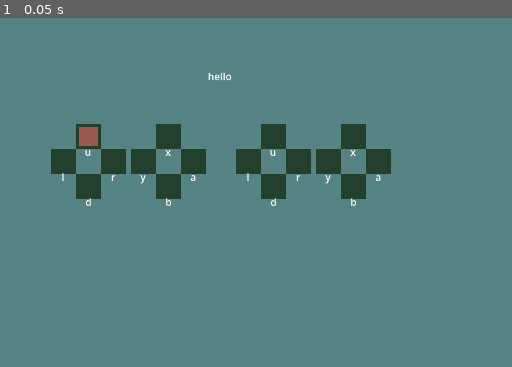
Above: before the commit, frame 1.
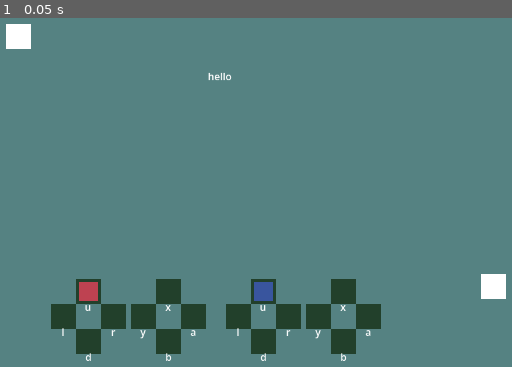
Above: after the commit, the same moment.

Repository: sandsq/xhb-prototype
Game: Godot game, scene res://main.tscn
Same seed, same stepped clock (60 frames per second), same inputs: the game is played once before the commit and once after it.
Inputs:
- Up to frame 1 (0.05 s): no input

The runs differ from the first frame. In frame 1, 12% of the frame differs, in the area x 1-99%, y 1-99%.

Commit message:
add basic xbh functionality

Diff:
--- a/abilities/ability.gd
+++ b/abilities/ability.gd
@@ -1,7 +1,6 @@
 class_name Ability extends Node2D
 
 @export var ability_data: AbilityData
-@export var activation_effect: ActivationEffect
 
 @onready var ability_graphic = $AbilityGraphic
 
@@ -9,3 +8,6 @@
 	if ability_data == null:
 		print("no ability data assigned to this ability")
 	ability_graphic.color = ability_data.color
+
+func activate(source: CharacterBody2D, target: RichTextLabel):
+	ability_data.activate(source, target)
--- /dev/null
+++ b/abilities/ability_data_fire.gd
@@ -0,0 +1,5 @@
+class_name AbilityDataFire extends AbilityData
+
+func activate(source: CharacterBody2D, target: RichTextLabel):
+	print("%s casts fire on %s" % [source, target])
+	target.text = self.name
--- /dev/null
+++ b/abilities/ability_data_water.gd
@@ -0,0 +1,5 @@
+class_name AbilityDataWater extends AbilityData
+
+func activate(source: CharacterBody2D, target: RichTextLabel):
+	print("%s casts water on %s" % [source, target])
+	target.text = self.name
--- a/abilities/fire_ability.tscn
+++ b/abilities/fire_ability.tscn
@@ -1,18 +1,15 @@
 [gd_scene format=3 uid="uid://ddhgetix8hwyg"]
 
-[ext_resource type="PackedScene" uid="uid://c2u44c4ltnc6o" path="res://abilities/ability.tscn" id="1_nnf0t"]
+[ext_resource type="PackedScene" uid="uid://b1uxs42pujsuv" path="res://abilities/ability.tscn" id="1_nnf0t"]
 [ext_resource type="Script" uid="uid://y8sj2rf86oq7" path="res://abilities/fire_ability.gd" id="2_y0fwp"]
-[ext_resource type="Resource" uid="uid://11qaw7mf53a7" path="res://fire_data.tres" id="3_r8q6d"]
-[ext_resource type="Script" uid="uid://d1br2p4kbb3lb" path="res://activation_effect_fire.gd" id="4_k42of"]
+[ext_resource type="Script" uid="uid://d1br2p4kbb3lb" path="res://abilities/ability_data_fire.gd" id="3_xhyjn"]
 
 [sub_resource type="Resource" id="Resource_r8q6d"]
-script = ExtResource("4_k42of")
+script = ExtResource("3_xhyjn")
+name = "Fire"
+color = Color(0.74544513, 0.25837314, 0.31622258, 1)
 metadata/_custom_type_script = "uid://d1br2p4kbb3lb"
 
 [node name="FireAbility" unique_id=1464958380 instance=ExtResource("1_nnf0t")]
 script = ExtResource("2_y0fwp")
-ability_data = ExtResource("3_r8q6d")
-activation_effect = SubResource("Resource_r8q6d")
-
-[node name="AbilityGraphic" parent="." index="0" unique_id=1791107964]
-color = Color(0.8194662, 0.4097299, 0.35667548, 1)
+ability_data = SubResource("Resource_r8q6d")
--- /dev/null
+++ b/abilities/water_ability.gd
@@ -0,0 +1 @@
+extends Ability
--- /dev/null
+++ b/abilities/water_ability.tscn
@@ -0,0 +1,15 @@
+[gd_scene format=3 uid="uid://dh0cvai5fh1fm"]
+
+[ext_resource type="PackedScene" uid="uid://ddhgetix8hwyg" path="res://abilities/fire_ability.tscn" id="1_uwtkd"]
+[ext_resource type="Script" uid="uid://n2vo63yv1iaa" path="res://abilities/water_ability.gd" id="2_tywq1"]
+[ext_resource type="Script" uid="uid://mfsdk050knq7" path="res://abilities/ability_data_water.gd" id="3_k2we0"]
+
+[sub_resource type="Resource" id="Resource_sytxx"]
+script = ExtResource("3_k2we0")
+name = "Water"
+color = Color(0.22489223, 0.33452407, 0.61822504, 1)
+metadata/_custom_type_script = "uid://mfsdk050knq7"
+
+[node name="WaterAbility" unique_id=1464958380 instance=ExtResource("1_uwtkd")]
+script = ExtResource("2_tywq1")
+ability_data = SubResource("Resource_sytxx")
--- a/ability_data.gd
+++ b/ability_data.gd
@@ -1,4 +1,7 @@
 class_name AbilityData extends Resource
 
-@export var text: String
+@export var name: String
 @export var color: Color
+
+func activate(source: CharacterBody2D, target: RichTextLabel):
+	print("not implemented for self")
--- a/activation_effect.gd
+++ /dev/null
@@ -1,6 +0,0 @@
-@abstract
-class_name ActivationEffect extends Resource
-
-
-@abstract
-func activate(source: Object, target: Object)
--- a/activation_effect_fire.gd
+++ /dev/null
@@ -1,4 +0,0 @@
-class_name ActivationEffectFire extends ActivationEffect
-
-func activate(source: Object, target: Object):
-	print("%s casts fire on %s" % [source, target])
--- a/fire_data.tres
+++ /dev/null
@@ -1,9 +0,0 @@
-[gd_resource type="Resource" script_class="AbilityData" format=3 uid="uid://11qaw7mf53a7"]
-
-[ext_resource type="Script" uid="uid://v8o1lnjg2tis" path="res://ability_data.gd" id="1_8kphb"]
-
-[resource]
-script = ExtResource("1_8kphb")
-text = "Fire"
-color = Color(0.61275214, 0.34465113, 0.30102617, 1)
-metadata/_custom_type_script = "uid://v8o1lnjg2tis"
--- a/main.gd
+++ b/main.gd
@@ -1 +1,3 @@
 extends Node2D
+
+@onready var player = $Player
--- a/main.tscn
+++ b/main.tscn
@@ -13,3 +13,23 @@
 
 [node name="Player" parent="." unique_id=1559910079 instance=ExtResource("2_0xm2m")]
 position = Vector2(608, 184)
+
+[node name="XHB" parent="Player" index="2" unique_id=944958357]
+offset_left = 336.0
+offset_top = 520.0
+offset_right = 336.0
+offset_bottom = 520.0
+
+[node name="ColorRect" type="ColorRect" parent="." unique_id=1897087129]
+offset_left = 264.0
+offset_top = 112.0
+offset_right = 304.0
+offset_bottom = 152.0
+
+[node name="ColorRect2" type="ColorRect" parent="." unique_id=464650032]
+offset_left = 1024.0
+offset_top = 512.0
+offset_right = 1064.0
+offset_bottom = 552.0
+
+[editable path="Player"]
--- /dev/null
+++ b/player.gd
@@ -0,0 +1,25 @@
+extends CharacterBody2D
+
+@export var speed: float = 100
+
+var action_queue
+var target
+
+@onready var xhb = $XHB
+@onready var effect_text: RichTextLabel = $EffectText
+
+func _ready() -> void:
+	for child in xhb.left.get_all_slots():
+		child.slot_hotkey_pressed.connect(_on_hotkey_pressed)
+	for child in xhb.right.get_all_slots():
+		child.slot_hotkey_pressed.connect(_on_hotkey_pressed)
+
+func _process(delta: float) -> void:
+	var direction = Input.get_vector("move_left", "move_right", "move_up", "move_down")
+	velocity = direction * speed
+	move_and_slide()
+
+
+func _on_hotkey_pressed(ability):
+	print("in player, %s was pressed" % ability)
+	ability.activate(self, effect_text)
--- a/player.tscn
+++ b/player.tscn
@@ -1,8 +1,10 @@
 [gd_scene format=3 uid="uid://iqrvgbqig3kv"]
 
 [ext_resource type="PackedScene" uid="uid://b5uf6u87m82qp" path="res://xhb.tscn" id="1_4flbx"]
+[ext_resource type="Script" uid="uid://by1238co2lpd1" path="res://player.gd" id="1_onrkg"]
 
-[node name="Player" type="Node2D" unique_id=1559910079]
+[node name="Player" type="CharacterBody2D" unique_id=525354585]
+script = ExtResource("1_onrkg")
 
 [node name="PlaceholderText" type="RichTextLabel" parent="." unique_id=1010539651]
 offset_left = -21.0
@@ -17,9 +19,4 @@
 offset_bottom = 64.0
 
 [node name="XHB" parent="." unique_id=944958357 instance=ExtResource("1_4flbx")]
-offset_left = -272.0
-offset_top = 88.0
-offset_right = -272.0
-offset_bottom = 88.0
-
-[editable path="XHB"]
+top_level = true
--- a/project.godot
+++ b/project.godot
@@ -68,6 +68,36 @@
 "events": [Object(InputEventJoypadButton,"resource_local_to_scene":false,"resource_name":"","device":-1,"button_index":2,"pressure":0.0,"pressed":true,"script":null)
 ]
 }
+move_left={
+"deadzone": 0.2,
+"events": [Object(InputEventJoypadMotion,"resource_local_to_scene":false,"resource_name":"","device":-1,"axis":0,"axis_value":-1.0,"script":null)
+]
+}
+move_right={
+"deadzone": 0.2,
+"events": [Object(InputEventJoypadMotion,"resource_local_to_scene":false,"resource_name":"","device":-1,"axis":0,"axis_value":1.0,"script":null)
+]
+}
+move_up={
+"deadzone": 0.2,
+"events": [Object(InputEventJoypadMotion,"resource_local_to_scene":false,"resource_name":"","device":-1,"axis":1,"axis_value":-1.0,"script":null)
+]
+}
+move_down={
+"deadzone": 0.2,
+"events": [Object(InputEventJoypadMotion,"resource_local_to_scene":false,"resource_name":"","device":-1,"axis":1,"axis_value":1.0,"script":null)
+]
+}
+activate_right={
+"deadzone": 0.2,
+"events": [Object(InputEventJoypadMotion,"resource_local_to_scene":false,"resource_name":"","device":-1,"axis":5,"axis_value":1.0,"script":null)
+]
+}
+activate_left={
+"deadzone": 0.2,
+"events": [Object(InputEventJoypadMotion,"resource_local_to_scene":false,"resource_name":"","device":-1,"axis":4,"axis_value":1.0,"script":null)
+]
+}
 
 [physics]
 
--- a/single_ability_slot.gd
+++ b/single_ability_slot.gd
@@ -1,10 +1,13 @@
 class_name SingleAbilitySlot extends Control
+
+signal slot_hotkey_pressed(ability)
 
 @export var hotkey: InputEvent
 @export var hotkey_label: String
 @export var AbilityScene: PackedScene
 
 var ability
+var is_enabled: bool = false
 
 @onready var slot = $Slot
 @onready var label = $Label
@@ -18,12 +21,12 @@
 
 
 func _process(delta: float) -> void:
-
 	# probably don't actually do this here, just store the hotkey with the slot though
-	if Input.is_action_just_pressed(hotkey.action):
+	if is_enabled and Input.is_action_just_pressed(hotkey.action):
 		print("just pressed %s" % hotkey.action)
 		if ability != null:
-			ability.activation_effect.activate(self, self)
+			slot_hotkey_pressed.emit(ability)
+			#ability.activation_effect.activate(self, self)
 
 #
 #func activate(source, target) -> void:
--- /dev/null
+++ b/xhb.gd
@@ -0,0 +1,54 @@
+extends Control
+
+var upscale: float = 2.0
+var currently_active
+var action_queue: Array[InputEvent]
+
+@onready var left = $Left
+@onready var right = $Right
+
+func _process(delta: float) -> void:
+	if Input.is_action_just_released("activate_left"):
+		reset_currently_active_state()
+	elif Input.is_action_just_released("activate_right"):
+		reset_currently_active_state()
+
+	# if both triggers are held, need to check the most recent one
+	if Input.is_action_pressed("activate_left") \
+	and Input.is_action_pressed("activate_right"):
+		if action_queue.size() < 2:
+			print("action queue size is %s which sholudn't be possible" % action_queue.size())
+
+		var last_action = action_queue.back()
+		if last_action.is_action("activate_left"):
+			reset_currently_active_state()
+			currently_active = left
+		elif last_action.is_action("activate_right"):
+			reset_currently_active_state()
+			currently_active = right
+		else:
+			print("action queue somehow contains something besides activate left/right")
+
+	if Input.is_action_pressed("activate_left") \
+	and !Input.is_action_pressed("activate_right"):
+		currently_active = left
+	elif Input.is_action_pressed("activate_right") \
+	and !Input.is_action_pressed("activate_left"):
+		currently_active = right
+
+	if currently_active != null:
+		currently_active.scale = Vector2(upscale, upscale)
+		currently_active.set_state(true)
+
+func _input(event: InputEvent) -> void:
+	if event.is_action_pressed("activate_left") or event.is_action_pressed("activate_right"):
+		#print("%s added" % event)
+		action_queue.append(event)
+		if action_queue.size() >= 2:
+			action_queue = action_queue.slice(-2, action_queue.size())
+
+
+func reset_currently_active_state():
+	currently_active.scale = Vector2(1.0, 1.0)
+	currently_active.set_state(false)
+	currently_active = null
--- a/xhb.tscn
+++ b/xhb.tscn
@@ -1,174 +1,24 @@
 [gd_scene format=3 uid="uid://b5uf6u87m82qp"]
 
-[ext_resource type="PackedScene" uid="uid://dq2mjsfqau5do" path="res://single_ability_slot.tscn" id="1_7rwek"]
-[ext_resource type="PackedScene" uid="uid://ddhgetix8hwyg" path="res://abilities/fire_ability.tscn" id="2_bkss6"]
-
-[sub_resource type="InputEventAction" id="InputEventAction_7rwek"]
-action = &"pad_up"
-
-[sub_resource type="InputEventAction" id="InputEventAction_bkss6"]
-action = &"pad_right"
-
-[sub_resource type="InputEventAction" id="InputEventAction_32tct"]
-action = &"pad_down"
-
-[sub_resource type="InputEventAction" id="InputEventAction_ryigr"]
-action = &"pad_left"
-
-[sub_resource type="InputEventAction" id="InputEventAction_0edrb"]
-action = &"face_up"
-
-[sub_resource type="InputEventAction" id="InputEventAction_c44bl"]
-action = &"face_right"
-
-[sub_resource type="InputEventAction" id="InputEventAction_prfb8"]
-action = &"face_down"
-
-[sub_resource type="InputEventAction" id="InputEventAction_htn5t"]
-action = &"face_left"
+[ext_resource type="PackedScene" uid="uid://dpndfsuexd8uv" path="res://xhb_half.tscn" id="1_7rwek"]
+[ext_resource type="Script" uid="uid://ds4jaspxdokcr" path="res://xhb.gd" id="1_32tct"]
+[ext_resource type="PackedScene" uid="uid://dh0cvai5fh1fm" path="res://abilities/water_ability.tscn" id="3_32tct"]
 
 [node name="XHB" type="Control" unique_id=944958357]
 layout_mode = 3
 anchors_preset = 0
+script = ExtResource("1_32tct")
 
-[node name="Left" type="Control" parent="." unique_id=1324215700]
-anchors_preset = 0
-offset_right = 248.0
-offset_bottom = 120.0
+[node name="Left" parent="." unique_id=512955834 instance=ExtResource("1_7rwek")]
+layout_mode = 0
 
-[node name="SingleAbilitySlot" parent="Left" unique_id=1391659758 instance=ExtResource("1_7rwek")]
+[node name="Right" parent="." unique_id=1208426016 instance=ExtResource("1_7rwek")]
 layout_mode = 0
-offset_left = 40.0
-offset_right = 80.0
-hotkey = SubResource("InputEventAction_7rwek")
-AbilityScene = ExtResource("2_bkss6")
+offset_left = 280.0
+offset_right = 528.0
+pivot_offset_ratio = Vector2(0, 1)
 
-[node name="SingleAbilitySlot2" parent="Left" unique_id=216368937 instance=ExtResource("1_7rwek")]
-layout_mode = 0
-offset_left = 80.0
-offset_top = 40.0
-offset_right = 120.0
-offset_bottom = 80.0
-hotkey = SubResource("InputEventAction_bkss6")
-hotkey_label = "r"
+[node name="SingleAbilitySlot" parent="Right" index="0" unique_id=1391659758]
+AbilityScene = ExtResource("3_32tct")
 
-[node name="SingleAbilitySlot3" parent="Left" unique_id=180501532 instance=ExtResource("1_7rwek")]
-layout_mode = 0
-offset_left = 40.0
-offset_top = 80.0
-offset_right = 80.0
-offset_bottom = 120.0
-hotkey = SubResource("InputEventAction_32tct")
-hotkey_label = "d"
-
-[node name="SingleAbilitySlot4" parent="Left" unique_id=1685740610 instance=ExtResource("1_7rwek")]
-layout_mode = 0
-offset_top = 40.0
-offset_bottom = 80.0
-hotkey = SubResource("InputEventAction_ryigr")
-hotkey_label = "l"
-
-[node name="SingleAbilitySlot5" parent="Left" unique_id=753410272 instance=ExtResource("1_7rwek")]
-layout_mode = 0
-offset_left = 168.0
-offset_right = 208.0
-hotkey = SubResource("InputEventAction_0edrb")
-hotkey_label = "x"
-
-[node name="SingleAbilitySlot6" parent="Left" unique_id=341470688 instance=ExtResource("1_7rwek")]
-layout_mode = 0
-offset_left = 208.0
-offset_top = 40.0
-offset_right = 248.0
-offset_bottom = 80.0
-hotkey = SubResource("InputEventAction_c44bl")
-hotkey_label = "a"
-
-[node name="SingleAbilitySlot7" parent="Left" unique_id=425416473 instance=ExtResource("1_7rwek")]
-layout_mode = 0
-offset_left = 168.0
-offset_top = 80.0
-offset_right = 208.0
-offset_bottom = 120.0
-hotkey = SubResource("InputEventAction_prfb8")
-hotkey_label = "b"
-
-[node name="SingleAbilitySlot8" parent="Left" unique_id=1884764530 instance=ExtResource("1_7rwek")]
-layout_mode = 0
-offset_left = 128.0
-offset_top = 40.0
-offset_right = 168.0
-offset_bottom = 80.0
-hotkey = SubResource("InputEventAction_htn5t")
-hotkey_label = "y"
-
-[node name="Right" type="Control" parent="." unique_id=1708672758]
-anchors_preset = 0
-offset_left = 296.0
-offset_right = 544.0
-offset_bottom = 120.0
-
-[node name="SingleAbilitySlot" parent="Right" unique_id=357594222 instance=ExtResource("1_7rwek")]
-layout_mode = 0
-offset_left = 40.0
-offset_right = 80.0
-hotkey = SubResource("InputEventAction_7rwek")
-
-[node name="SingleAbilitySlot2" parent="Right" unique_id=9643127 instance=ExtResource("1_7rwek")]
-layout_mode = 0
-offset_left = 80.0
-offset_top = 40.0
-offset_right = 120.0
-offset_bottom = 80.0
-hotkey = SubResource("InputEventAction_bkss6")
-hotkey_label = "r"
-
-[node name="SingleAbilitySlot3" parent="Right" unique_id=1168730279 instance=ExtResource("1_7rwek")]
-layout_mode = 0
-offset_left = 40.0
-offset_top = 80.0
-offset_right = 80.0
-offset_bottom = 120.0
-hotkey = SubResource("InputEventAction_32tct")
-hotkey_label = "d"
-
-[node name="SingleAbilitySlot4" parent="Right" unique_id=219997546 instance=ExtResource("1_7rwek")]
-layout_mode = 0
-offset_top = 40.0
-offset_bottom = 80.0
-hotkey = SubResource("InputEventAction_ryigr")
-hotkey_label = "l"
-
-[node name="SingleAbilitySlot5" parent="Right" unique_id=290474171 instance=ExtResource("1_7rwek")]
-layout_mode = 0
-offset_left = 168.0
-offset_right = 208.0
-hotkey = SubResource("InputEventAction_0edrb")
-hotkey_label = "x"
-
-[node name="SingleAbilitySlot6" parent="Right" unique_id=55249637 instance=ExtResource("1_7rwek")]
-layout_mode = 0
-offset_left = 208.0
-offset_top = 40.0
-offset_right = 248.0
-offset_bottom = 80.0
-hotkey = SubResource("InputEventAction_c44bl")
-hotkey_label = "a"
-
-[node name="SingleAbilitySlot7" parent="Right" unique_id=1488199729 instance=ExtResource("1_7rwek")]
-layout_mode = 0
-offset_left = 168.0
-offset_top = 80.0
-offset_right = 208.0
-offset_bottom = 120.0
-hotkey = SubResource("InputEventAction_prfb8")
-hotkey_label = "b"
-
-[node name="SingleAbilitySlot8" parent="Right" unique_id=882771341 instance=ExtResource("1_7rwek")]
-layout_mode = 0
-offset_left = 128.0
-offset_top = 40.0
-offset_right = 168.0
-offset_bottom = 80.0
-hotkey = SubResource("InputEventAction_htn5t")
-hotkey_label = "y"
+[editable path="Right"]
--- /dev/null
+++ b/xhb_half.gd
@@ -0,0 +1,8 @@
+extends Control
+
+func get_all_slots():
+	return self.get_children()
+
+func set_state(is_enabled: bool):
+	for child in self.get_children():
+		child.is_enabled = is_enabled
--- a/xhb_half.tscn
+++ b/xhb_half.tscn
@@ -1,32 +1,103 @@
 [gd_scene format=3 uid="uid://dpndfsuexd8uv"]
 
-[ext_resource type="PackedScene" uid="uid://bthecxjfttn0q" path="res://xhb_flower.tscn" id="1_23agu"]
+[ext_resource type="PackedScene" uid="uid://dq2mjsfqau5do" path="res://single_ability_slot.tscn" id="1_5jskt"]
+[ext_resource type="Script" uid="uid://bsl2he3uim7fk" path="res://xhb_half.gd" id="1_beh6s"]
+[ext_resource type="PackedScene" uid="uid://ddhgetix8hwyg" path="res://abilities/fire_ability.tscn" id="2_beh6s"]
 
-[node name="XHBHalf" type="Control" unique_id=1489506263]
+[sub_resource type="InputEventAction" id="InputEventAction_7rwek"]
+action = &"pad_up"
+
+[sub_resource type="InputEventAction" id="InputEventAction_bkss6"]
+action = &"pad_right"
+
+[sub_resource type="InputEventAction" id="InputEventAction_32tct"]
+action = &"pad_down"
+
+[sub_resource type="InputEventAction" id="InputEventAction_ryigr"]
+action = &"pad_left"
+
+[sub_resource type="InputEventAction" id="InputEventAction_0edrb"]
+action = &"face_up"
+
+[sub_resource type="InputEventAction" id="InputEventAction_c44bl"]
+action = &"face_right"
+
+[sub_resource type="InputEventAction" id="InputEventAction_prfb8"]
+action = &"face_down"
+
+[sub_resource type="InputEventAction" id="InputEventAction_htn5t"]
+action = &"face_left"
+
+[node name="XHBHalf" type="Control" unique_id=512955834]
 layout_mode = 3
 anchors_preset = 0
-offset_right = 256.0
+offset_right = 248.0
 offset_bottom = 120.0
+pivot_offset_ratio = Vector2(1, 1)
+script = ExtResource("1_beh6s")
 
-[node name="XHBFlowerLeft" parent="." unique_id=13512865 instance=ExtResource("1_23agu")]
+[node name="SingleAbilitySlot" parent="." unique_id=1391659758 instance=ExtResource("1_5jskt")]
 layout_mode = 0
+offset_left = 40.0
+offset_right = 80.0
+hotkey = SubResource("InputEventAction_7rwek")
+AbilityScene = ExtResource("2_beh6s")
 
-[node name="XHBFlowerRight" parent="." unique_id=1410607626 instance=ExtResource("1_23agu")]
+[node name="SingleAbilitySlot2" parent="." unique_id=1770922323 instance=ExtResource("1_5jskt")]
 layout_mode = 0
-offset_left = 136.0
-offset_right = 256.0
+offset_left = 80.0
+offset_top = 40.0
+offset_right = 120.0
+offset_bottom = 80.0
+hotkey = SubResource("InputEventAction_bkss6")
+hotkey_label = "r"
 
-[node name="LabelUp" parent="XHBFlowerRight/SingleAbilityUp" parent_id_path=PackedInt32Array(1410607626, 1391659758) index="2" unique_id=28014368]
-text = "x"
+[node name="SingleAbilitySlot3" parent="." unique_id=2044704003 instance=ExtResource("1_5jskt")]
+layout_mode = 0
+offset_left = 40.0
+offset_top = 80.0
+offset_right = 80.0
+offset_bottom = 120.0
+hotkey = SubResource("InputEventAction_32tct")
+hotkey_label = "d"
 
-[node name="LabelRight" parent="XHBFlowerRight/SingleAbilityRight" parent_id_path=PackedInt32Array(1410607626, 934725722) index="2" unique_id=1909674972]
-text = "a"
+[node name="SingleAbilitySlot4" parent="." unique_id=127557675 instance=ExtResource("1_5jskt")]
+layout_mode = 0
+offset_top = 40.0
+offset_bottom = 80.0
+hotkey = SubResource("InputEventAction_ryigr")
+hotkey_label = "l"
 
-[node name="LabelDown" parent="XHBFlowerRight/SingleAbilityDown" parent_id_path=PackedInt32Array(1410607626, 30343802) index="2" unique_id=1623895950]
-text = "b"
+[node name="SingleAbilitySlot5" parent="." unique_id=198440863 instance=ExtResource("1_5jskt")]
+layout_mode = 0
+offset_left = 168.0
+offset_right = 208.0
+hotkey = SubResource("InputEventAction_0edrb")
+hotkey_label = "x"
 
-[node name="LabelLeft" parent="XHBFlowerRight/SingleAbilityLeft" parent_id_path=PackedInt32Array(1410607626, 671366253) index="2" unique_id=872690276]
-text = "y
-"
+[node name="SingleAbilitySlot6" parent="." unique_id=1543123028 instance=ExtResource("1_5jskt")]
+layout_mode = 0
+offset_left = 208.0
+offset_top = 40.0
+offset_right = 248.0
+offset_bottom = 80.0
+hotkey = SubResource("InputEventAction_c44bl")
+hotkey_label = "a"
 
-[editable path="XHBFlowerRight"]
+[node name="SingleAbilitySlot7" parent="." unique_id=161573757 instance=ExtResource("1_5jskt")]
+layout_mode = 0
+offset_left = 168.0
+offset_top = 80.0
+offset_right = 208.0
+offset_bottom = 120.0
+hotkey = SubResource("InputEventAction_prfb8")
+hotkey_label = "b"
+
+[node name="SingleAbilitySlot8" parent="." unique_id=1193588422 instance=ExtResource("1_5jskt")]
+layout_mode = 0
+offset_left = 128.0
+offset_top = 40.0
+offset_right = 168.0
+offset_bottom = 80.0
+hotkey = SubResource("InputEventAction_htn5t")
+hotkey_label = "y"
Not shown: 1 places in abilities/ability.tscn that only renumber resources
Renamed: activation_effect_fire.gd.uid -> abilities/ability_data_fire.gd.uid
Not shown, added: abilities/ability_data_water.gd.uid
Not shown, added: abilities/water_ability.gd.uid
Not shown, removed: activation_effect.gd.uid
Not shown, added: player.gd.uid
Not shown, added: xhb.gd.uid
Not shown, added: xhb_half.gd.uid
